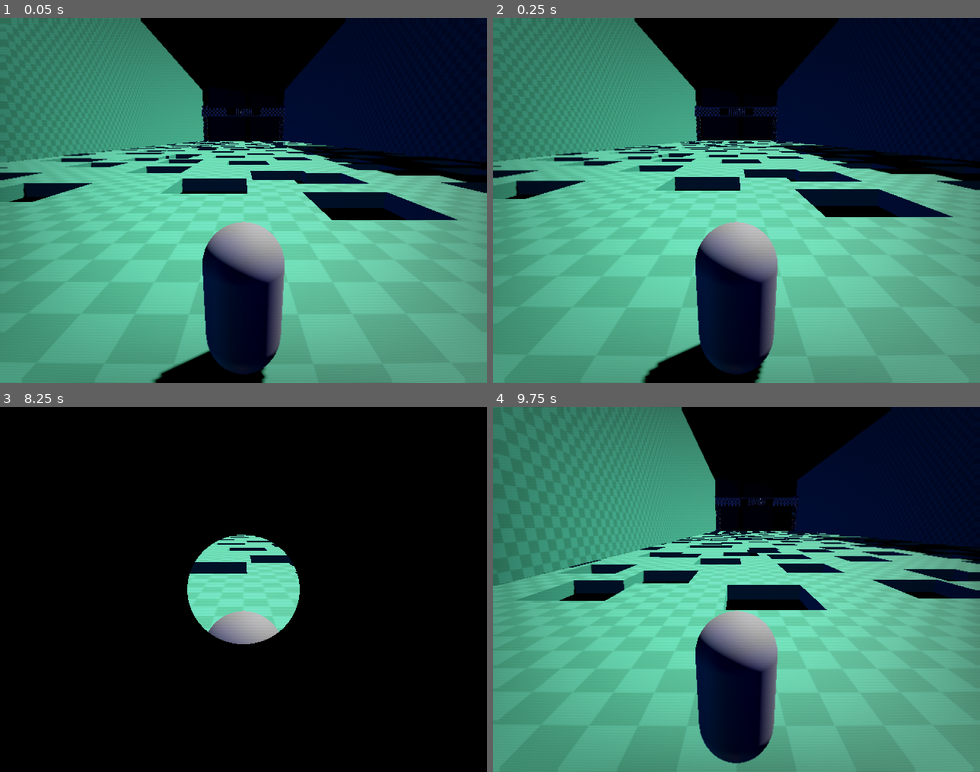
Above: before the commit, frames 1-4 (two rows, left to right).
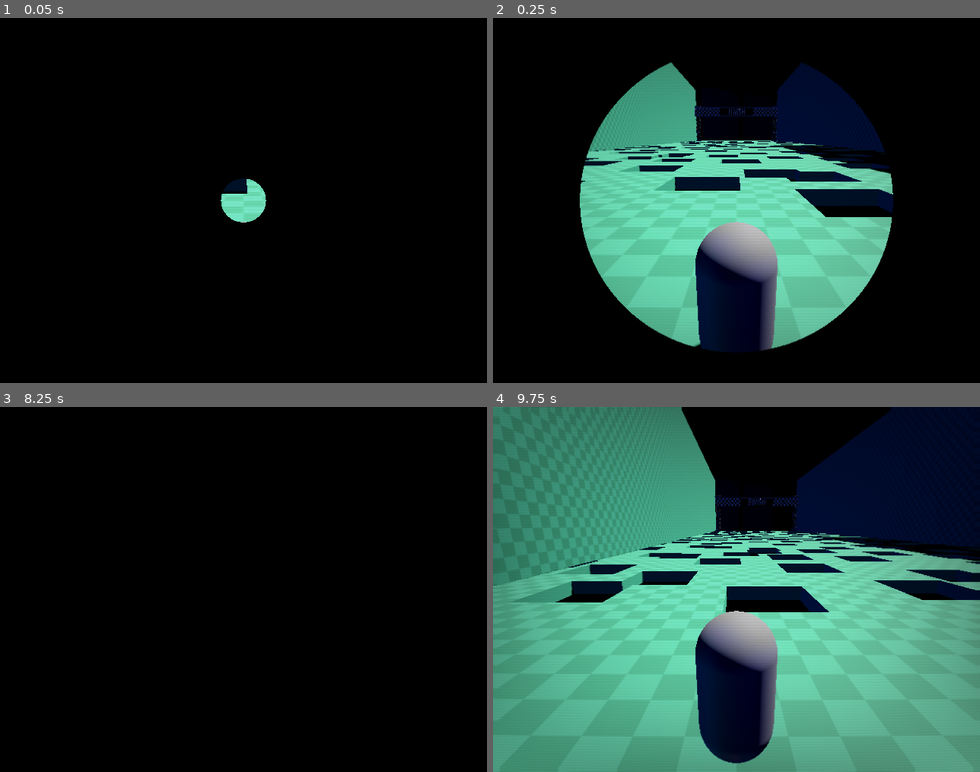
Above: after the commit, the same moments.

Repository: lognasmeow/Wonder
Game: Godot game, scene res://Maps/map_main.tscn
The game is run twice, just before and just after one commit, with the same random seed, the same clock (stepped at 60 frames per second) and the same inputs.
Inputs:
- Up to frame 1 (0.05 s): no input
- Up to frame 2 (0.25 s): no input
- Up to frame 3 (8.25 s): hold D (right) 0.53-1.28 s; tap Space (jump) at 0.77, 1.52, 2.75, 3.02, 3.77, 4.52, 6.02, 6.77, 7.52 s; hold S (down) 1.28-2.03 s; tap Enter at 2, 6.5 s; hold D (right) 2.03-2.78 s; hold W (up) 2.78-3.53 s; hold A (left) 3.53-5.03 s; hold S (down) 5.03-5.78 s; hold D (right) 5.78-6.53 s; hold W (up) 6.53-7.28 s; hold D (right) 7.28-8.03 s; hold S (down) from 8.03 s (still down)
- Up to frame 4 (9.75 s): release S (down) at 8.78 s; hold A (left) 8.78-9.53 s; tap Space (jump) at 9.02, 9.5 s; hold W (up) from 9.53 s (still down)

The runs differ from the first frame. In frame 1, 88% of the frame differs, in the area x 0-100%, y 0-100%; in frame 2, 52%; in frame 3, 5.4%; in frame 4, 1.3%.

Commit message:
change game over processing to prep for later

Diff:
--- a/Maps/map_main.gd
+++ b/Maps/map_main.gd
@@ -8,14 +8,14 @@
 
 func _ready():
 	player.global_position = playerSpawnPoint.global_position
+	transitioningIn.emit()
+	await get_tree().create_timer(0.5).timeout
 
 
 func _on_player_entered_fall_plane():
 	transitioningOut.emit()
-	await get_tree().create_timer(0.5).timeout
-	player.global_position = playerSpawnPoint.global_position
-	transitioningIn.emit()
-	await get_tree().create_timer(0.5).timeout
+	await get_tree().create_timer(1.0).timeout
+	get_tree().reload_current_scene()
 
 
 func _on_player_entered_finish_line():
--- a/project.godot
+++ b/project.godot
@@ -20,6 +20,7 @@
 
 window/size/viewport_width=640
 window/size/viewport_height=480
+window/size/mode=3
 window/stretch/mode="viewport"
 
 [input]
